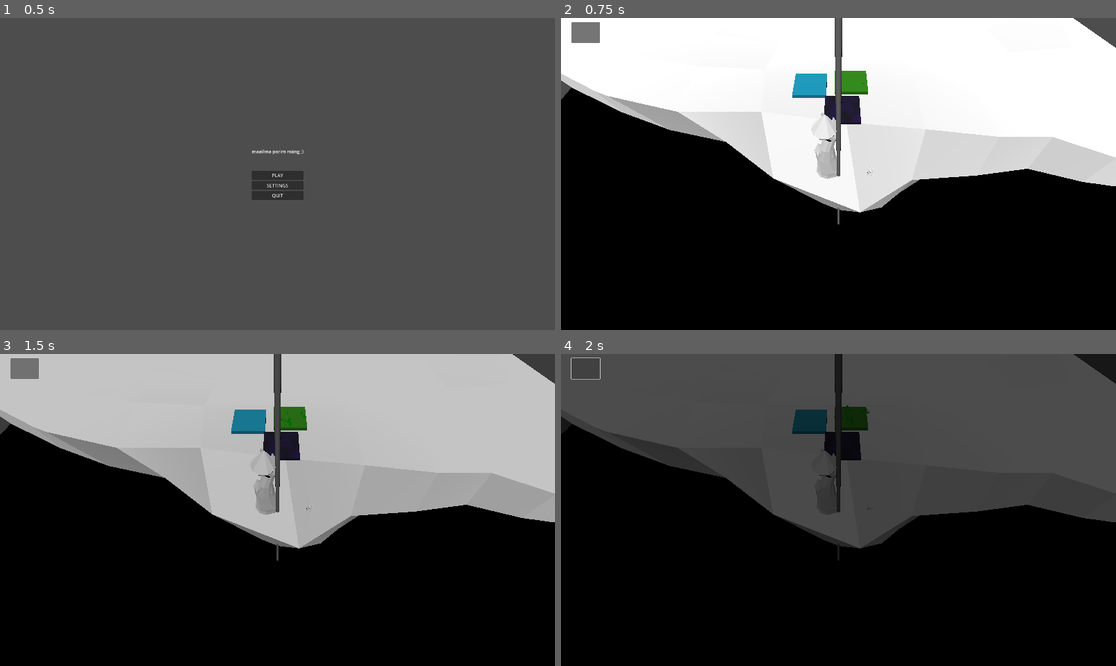
Above: before the commit, frames 1-4 (two rows, left to right).
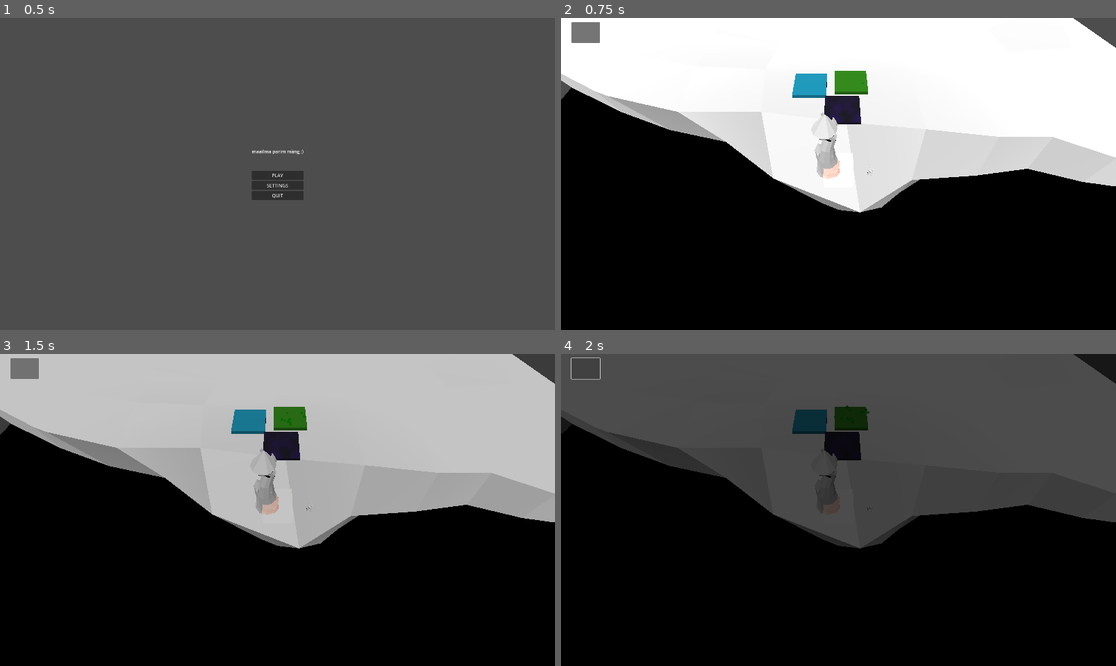
Above: after the commit, the same moments.

Repository: TaavetMandre/UPT
Game: Godot game, scene res://Content/UI/MainMenu/main_menu.tscn
Two runs of this game, one before a commit and one after it. Both use one fixed random seed, a clock stepped at 60 frames per second and the inputs below. The engine's default icon, where the game draws it, is replaced by a stand-in: a white triangle on a blue panel in a dark square.
Inputs (mouse positions are in pixels of both pictures, inside the frame that each line leads up to):
- Up to frame 1 (0.5 s): no input
- Up to frame 2 (0.75 s): click "PLAY" at 0.5 s
- Up to frame 3 (1.5 s): click (22, 369) at 1.25 s
- Up to frame 4 (2 s): no input

Frame 1 is identical in both runs. In frame 2, 0.6% of the frame differs, in the area x 47-53%, y 0-67%; in frame 3, 0.6%; in frame 4, 0.4%.

Commit message:
proto spell

Diff:
--- a/Content/Other/ruutel.gd
+++ b/Content/Other/ruutel.gd
@@ -1,11 +1,13 @@
 extends CharacterBody3D
+
+@export var HP: int = 100
 @export_range(0.1, 10.0) var nodrift: float = 1.0
 @onready var meh = $ruutel2_0
 @onready var nav : NavigationAgent3D = $NavigationAgent3D
+@onready var timer = $Timer
+
 # Get the gravity from the project settings to be synced with RigidBody nodes.
 var gravity = ProjectSettings.get_setting("physics/3d/default_gravity")
-var suun: bool = true
-
 
 enum States{TOWER, ENEMY, ATTACK, FROG}
 var current_state : States
@@ -13,8 +15,6 @@
 
 func _ready():
 	current_state = States.TOWER
-
-
 func _physics_process(delta):
 	if not is_on_floor():
 		velocity.y -= gravity * delta
@@ -38,7 +38,7 @@
 
 
 func test_timer():
-	suun = !suun
+	self.queue_free()
 
 
 func velocity_computed(safe_velocity):
@@ -53,3 +53,11 @@
 
 func _on_attack_body_exited(body):
 	pass # Replace with function body.
+
+func damaged(dam: int):
+	HP -= dam
+	#animatsioon/indikaator vahel
+	if HP <= 0 and timer.is_stopped():
+		#animatsioon/indikaator vahel
+		#maailmale (globalile arvatavasti) teade, et surid
+		timer.start()
--- a/Content/Other/ruutel.tscn
+++ b/Content/Other/ruutel.tscn
@@ -12,8 +12,8 @@
 
 [node name="ruutel" type="CharacterBody3D"]
 rotation_edit_mode = 2
-axis_lock_angular_x = true
-axis_lock_angular_z = true
+collision_layer = 3
+collision_mask = 3
 slide_on_ceiling = false
 floor_constant_speed = true
 floor_max_angle = 1.40674
@@ -28,8 +28,7 @@
 
 [node name="Timer" type="Timer" parent="."]
 process_callback = 0
-wait_time = 8.0
-autostart = true
+one_shot = true
 
 [node name="NavigationAgent3D" type="NavigationAgent3D" parent="."]
 path_desired_distance = 3.0
--- a/Content/Outside/Camera/camera.tscn
+++ b/Content/Outside/Camera/camera.tscn
@@ -1,10 +1,26 @@
-[gd_scene load_steps=5 format=3 uid="uid://butvmd0m34epq"]
+[gd_scene load_steps=10 format=3 uid="uid://butvmd0m34epq"]
 
 [ext_resource type="Script" path="res://Content/Outside/Camera/CameraZoom.gd" id="1_bd1yb"]
 [ext_resource type="Script" path="res://Content/Outside/Camera/TopCamera.gd" id="1_e6kew"]
 [ext_resource type="Texture2D" uid="uid://duvct07xo1lym" path="res://icon.svg" id="3_axjr2"]
+[ext_resource type="Script" path="res://Content/Outside/Camera/spell_y_level.gd" id="3_ojqja"]
+[ext_resource type="Script" path="res://Content/Outside/Camera/test_spell.gd" id="4_4exik"]
 
 [sub_resource type="CapsuleMesh" id="CapsuleMesh_8g8kp"]
+
+[sub_resource type="BoxShape3D" id="BoxShape3D_snde8"]
+size = Vector3(10, 10, 10)
+
+[sub_resource type="StandardMaterial3D" id="StandardMaterial3D_dxnbp"]
+blend_mode = 1
+diffuse_mode = 1
+specular_mode = 2
+albedo_color = Color(1, 0.166929, 0.106073, 1)
+disable_receive_shadows = true
+
+[sub_resource type="BoxMesh" id="BoxMesh_0q3x1"]
+material = SubResource("StandardMaterial3D_dxnbp")
+size = Vector3(8, 8, 8)
 
 [node name="Camera" type="Node3D"]
 script = ExtResource("1_e6kew")
@@ -17,13 +33,29 @@
 
 [node name="TestPillar" type="MeshInstance3D" parent="."]
 transform = Transform3D(1, 0, 0, 0, 530.627, 0, 0, 0, 1, 0, 0, 0)
+visible = false
 mesh = SubResource("CapsuleMesh_8g8kp")
 skeleton = NodePath("")
 
-[node name="Decal" type="Decal" parent="."]
-transform = Transform3D(1, 0, 0, 0, 0.866026, -0.5, 0, 0.5, 0.866025, 0, 0, 0)
-size = Vector3(5, 166.276, 5)
+[node name="spell_y_level" type="RayCast3D" parent="."]
+transform = Transform3D(1, 0, 0, 0, 1, 0, 0, 0, 1, 0, 49, 0)
+target_position = Vector3(0, -50, 0)
+script = ExtResource("3_ojqja")
+
+[node name="test_spell" type="Node3D" parent="."]
+script = ExtResource("4_4exik")
+
+[node name="Decal" type="Decal" parent="test_spell"]
+transform = Transform3D(1, 0, 0, 0, 1, 0, 0, 0, 1, 0, 0, 3.8147e-06)
+size = Vector3(10, 10, 10)
 texture_albedo = ExtResource("3_axjr2")
-normal_fade = 0.504
-upper_fade = 1e-05
-lower_fade = 1e-05
+
+[node name="spell_area" type="Area3D" parent="test_spell"]
+collision_layer = 2
+collision_mask = 2
+
+[node name="CollisionShape3D" type="CollisionShape3D" parent="test_spell/spell_area"]
+shape = SubResource("BoxShape3D_snde8")
+
+[node name="debugmesh" type="MeshInstance3D" parent="test_spell"]
+mesh = SubResource("BoxMesh_0q3x1")
--- /dev/null
+++ b/Content/Outside/Camera/spell_y_level.gd
@@ -0,0 +1,14 @@
+extends RayCast3D
+
+@onready var test_spell = $"../test_spell"
+@onready var top_camera = $"../TopCamera"
+
+# Called when the node enters the scene tree for the first time.
+func _ready():
+	pass # Replace with function body.
+
+
+# Called every frame. 'delta' is the elapsed time since the previous frame.
+func _process(_delta):
+	position.y = top_camera.position.y
+	test_spell.position.y = get_collision_point().y
--- /dev/null
+++ b/Content/Outside/Camera/test_spell.gd
@@ -0,0 +1,16 @@
+extends Node3D
+@onready var spell_area = $spell_area
+
+
+# Called when the node enters the scene tree for the first time.
+func _ready():
+	pass # Replace with function body.
+
+
+# Called every frame. 'delta' is the elapsed time since the previous frame.
+func _process(_delta):
+	if Input.is_action_just_pressed("cast"):
+		print("AAA")
+		for i in spell_area.get_overlapping_bodies():
+			print(i)
+			i.damaged(50)
--- a/project.godot
+++ b/project.godot
@@ -19,3 +19,11 @@
 
 window/size/viewport_width=1920
 window/size/viewport_height=1080
+
+[input]
+
+cast={
+"deadzone": 0.49,
+"events": [Object(InputEventKey,"resource_local_to_scene":false,"resource_name":"","device":-1,"window_id":0,"alt_pressed":false,"shift_pressed":false,"ctrl_pressed":false,"meta_pressed":false,"pressed":false,"keycode":0,"physical_keycode":32,"key_label":0,"unicode":32,"echo":false,"script":null)
+]
+}
